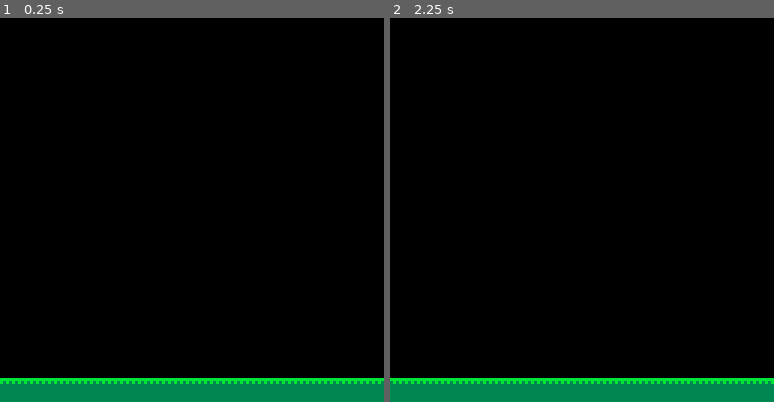
Above: before the commit, frames 1-2 (left to right).
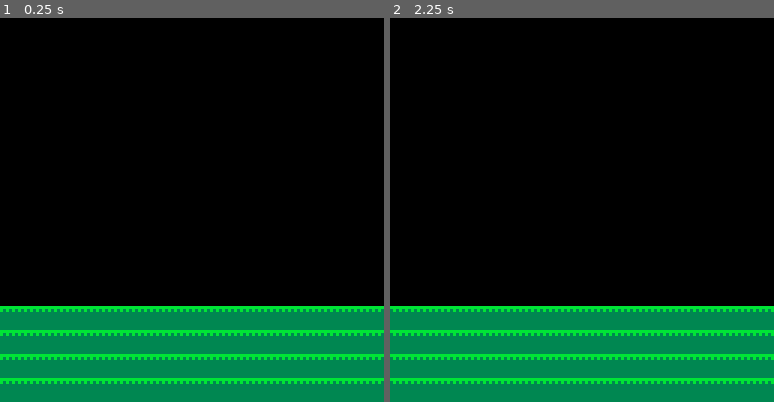
Above: after the commit, the same moments.

Repository: global-game-jam-2019-team/the_letter_bee
Game: PICO-8 cartridge the_letter_bee.p8
The game is run twice, just before and just after one commit, with the same random seed, the same clock (stepped at 60 frames per second) and the same inputs.
Inputs:
- Up to frame 1 (0.25 s): no input
- Up to frame 2 (2.25 s): tap X (X key) at 0.33, 1.07, 1.85 s; tap O (Z key) at 0.7, 1.7, 2.1 s; hold Right 1.6-2.1 s; hold Up from 2.15 s (still down)

The runs differ from the first frame. In frame 1, 19% of the frame differs, in the area x 0-100%, y 75-94%; in frame 2, 19%.

Commit message:
Higher ground

Diff:
--- a/the_letter_bee.p8
+++ b/the_letter_bee.p8
@@ -412,9 +412,6 @@
 00000000000000000000000000000000000000000000000000000000000000000000000000000000000000000000000000000000000000000000000000000000
 71717171717171717171717171717171717171717171717171717171717171717171717171717171717171717171717171717171717171717171717171717171
 __map__
-0000000000000000000000000000000000000000000000000000000000000000000000000000000000000000000000000000000000000000000000000000000000000000000000000000000000000000000000000000000000000000000000000000000000000000000000000000000000000000000000000000000000000017
-0000000000000000000000000000000000000000000000000000000000000000000000000000000000000000000000000000000000000000000000000000000000000000000000000000000000000000000000000000000000000000000000000000000000000000000000000000000000000000000000000000000000000017
-0000000000000000000000000000000000000000000000000000000000000000000000000000000000000000000000000000000000000000000000000000000000000000000000000000000000000000000000000000000000000000000000000000000000000000000000000000000000000000000000000000000000000000
 0000000000000000000000000000000000000000000000000000000000000000000000000000000000000000000000000000000000000000000000000000000000000000000000000000000000000000000000000000000000000000000000000000000000000000000000000000000000000000000000000000000000000000
 0000000000000000000000000000000000000000000000000000000000000000000000000000000000000000000000000000000000000000000000000000000000000000000000000000000000000000000000000000000000000000000000000000000000000000000000000000000000000000000000000000000000000000
 0000000000000000000000000000000000000000000000000000000000000000000000000000000000000000000000000000000000000000000000000000000000000000000000000000000000000000000000000000000000000000000000000000000000000000000000000000000000000000000000000000000000000000
@@ -428,36 +425,39 @@
 0000000000000000000000000000000000000000000000000000000000000000000000000000000000000000000000000000000000000000000000000000000000000000000000000000000000000000000000000000000000000000000000000000000000000000000000000000000000000000000000000000000000000000
 0000000000000000000000000000000000000000000000000000000000000000000000000000000000000000000000000000000000000000000000000000000000000000000000000000000000000000000000000000000000000000000000000000000000000000000000000000000000000000000000000000000000000000
 0707070707070707070707070707070707070707070707070707070707070707070707070707070707070707070707070707070707070707070707070707070707070707070707070707070707070707070707070707070707070707070707070707070707070707070707070707070707070707070707070707070707070707
-0000000000000000000000000000000000000000000000000000000000000000000000000000000000000000000000000000000000000000000000000000000000000000000000000000000000000000000000000000000000000000000000000000000000000000000000000000000000000000000000000000000000000000
-0000000000000000000000000000000000000000000000000000000000000000000000000000000000000000000000000000000000000000000000000000000000000000000000000000000000000000000000000000000000000000000000000000000000000000000000000000000000000000000000000000000000000000
-0000000000000000000000000000000000000000000000000000000000000000000000000000000000000000000000000000000000000000000000000000000000000000000000000000000000000000000000000000000000000000000000000000000000000000000000000000000000000000000000000000000000000000
-0000000000000000000000000000000000000000000000000000000000000000000000000000000000000000000000000000000000000000000000000000000000000000000000000000000000000000000000000000000000000000000000000000000000000000000000000000000000000000000000000000000000000000
-0000000000000000000000000000000000000000000000000000000000000000000000000000000000000000000000000000000000000000000000000000000000000000000000000000000000000000000000000000000000000000000000000000000000000000000000000000000000000000000000000000000000000000
-0000000000000000000000000000000000000000000000000000000000000000000000000000000000000000000000000000000000000000000000000000000000000000000000000000000000000000000000000000000000000000000000000000000000000000000000000000000000000000000000000000000000000000
-0000000000000000000000000000000000000000000000000000000000000000000000000000000000000000000000000000000000000000000000000000000000000000000000000000000000000000000000000000000000000000000000000000000000000000000000000000000000000000000000000000000000000000
-0000000000000000000000000000000000000000000000000000000000000000000000000000000000000000000000000000000000000000000000000000000000000000000000000000000000000000000000000000000000000000000000000000000000000000000000000000000000000000000000000000000000000000
-0000000000000000000000000000000000000000000000000000000000000000000000000000000000000000000000000000000000000000000000000000000000000000000000000000000000000000000000000000000000000000000000000000000000000000000000000000000000000000000000000000000000000000
-0000000000000000000000000000000000000000000000000000000000000000000000000000000000000000000000000000000000000000000000000000000000000000000000000000000000000000000000000000000000000000000000000000000000000000000000000000000000000000000000000000000000000000
-0000000000000000000000000000000000000000000000000000000000000000000000000000000000000000000000000000000000000000000000000000000000000000000000000000000000000000000000000000000000000000000000000000000000000000000000000000000000000000000000000000000000000000
-0000000000000000000000000000000000000000000000000000000000000000000000000000000000000000000000000000000000000000000000000000000000000000000000000000000000000000000000000000000000000000000000000000000000000000000000000000000000000000000000000000000000000000
-0000000000000000000000000000000000000000000000000000000000000000000000000000000000000000000000000000000000000000000000000000000000000000000000000000000000000000000000000000000000000000000000000000000000000000000000000000000000000000000000000000000000000000
-0000000000000000000000000000000000000000000000000000000000000000000000000000000000000000000000000000000000000000000000000000000000000000000000000000000000000000000000000000000000000000000000000000000000000000000000000000000000000000000000000000000000000000
-0000000000000000000000000000000000000000000000000000000000000000000000000000000000000000000000000000000000000000000000000000000000000000000000000000000000000000000000000000000000000000000000000000000000000000000000000000000000000000000000000000000000000000
 0707070707070707070707070707070707070707070707070707070707070707070707070707070707070707070707070707070707070707070707070707070707070707070707070707070707070707070707070707070707070707070707070707070707070707070707070707070707070707070707070707070707070707
-…(17 lines of a section not shown)…
+0707070707070707070707070707070707070707070707070707070707070707070707070707070707070707070707070707070707070707070707070707070707070707070707070707070707070707070707070707070707070707070707070707070707070707070707070707070707070707070707070707070707070707
+0707070707070707070707070707070707070707070707070707070707070707070707070707070707070707070707070707070707070707070707070707070707070707070707070707070707070707070707070707070707070707070707070707070707070707070707070707070707070707070707070707070707070707
+0000000000000000000000000000000000000000000000000000000000000000000000000000000000000000000000000000000000000000000000000000000000000000000000000000000000000000000000000000000000000000000000000000000000000000000000000000000000000000000000000000000000000000
+0000000000000000000000000000000000000000000000000000000000000000000000000000000000000000000000000000000000000000000000000000000000000000000000000000000000000000000000000000000000000000000000000000000000000000000000000000000000000000000000000000000000000000
+0000000000000000000000000000000000000000000000000000000000000000000000000000000000000000000000000000000000000000000000000000000000000000000000000000000000000000000000000000000000000000000000000000000000000000000000000000000000000000000000000000000000000000
+0000000000000000000000000000000000000000000000000000000000000000000000000000000000000000000000000000000000000000000000000000000000000000000000000000000000000000000000000000000000000000000000000000000000000000000000000000000000000000000000000000000000000000
+0000000000000000000000000000000000000000000000000000000000000000000000000000000000000000000000000000000000000000000000000000000000000000000000000000000000000000000000000000000000000000000000000000000000000000000000000000000000000000000000000000000000000000
+0000000000000000000000000000000000000000000000000000000000000000000000000000000000000000000000000000000000000000000000000000000000000000000000000000000000000000000000000000000000000000000000000000000000000000000000000000000000000000000000000000000000000000
+0000000000000000000000000000000000000000000000000000000000000000000000000000000000000000000000000000000000000000000000000000000000000000000000000000000000000000000000000000000000000000000000000000000000000000000000000000000000000000000000000000000000000000
+0000000000000000000000000000000000000000000000000000000000000000000000000000000000000000000000000000000000000000000000000000000000000000000000000000000000000000000000000000000000000000000000000000000000000000000000000000000000000000000000000000000000000000
+0000000000000000000000000000000000000000000000000000000000000000000000000000000000000000000000000000000000000000000000000000000000000000000000000000000000000000000000000000000000000000000000000000000000000000000000000000000000000000000000000000000000000000
+0000000000000000000000000000000000000000000000000000000000000000000000000000000000000000000000000000000000000000000000000000000000000000000000000000000000000000000000000000000000000000000000000000000000000000000000000000000000000000000000000000000000000000
+0000000000000000000000000000000000000000000000000000000000000000000000000000000000000000000000000000000000000000000000000000000000000000000000000000000000000000000000000000000000000000000000000000000000000000000000000000000000000000000000000000000000000000
+0000000000000000000000000000000000000000000000000000000000000000000000000000000000000000000000000000000000000000000000000000000000000000000000000000000000000000000000000000000000000000000000000000000000000000000000000000000000000000000000000000000000000000
+0000000000000000000000000000000000000000000000000000000000000000000000000000000000000000000000000000000000000000000000000000000000000000000000000000000000000000000000000000000000000000000000000000000000000000000000000000000000000000000000000000000000000000
+0000000000000000000000000000000000000000000000000000000000000000000000000000000000000000000000000000000000000000000000000000000000000000000000000000000000000000000000000000000000000000000000000000000000000000000000000000000000000000000000000000000000000000
+0000000000000000000000000000000000000000000000000000000000000000000000000000000000000000000000000000000000000000000000000000000000000000000000000000000000000000000000000000000000000000000000000000000000000000000000000000000000000000000000000000000000000000
+0707070707070707070707070707070707070707070707070707070707070707070707070707070707070707070707070707070707070707070707070707070707070707070707070707070707070707070707070707070707070707070707070707070707070707070707070707070707070707070707070707070707070707
+…(17 lines of a section not shown)…
--- a/the_letter_bee_art_sound_backup.p8
+++ b/the_letter_bee_art_sound_backup.p8
@@ -412,9 +412,6 @@
 00000000000000000000000000000000000000000000000000000000000000000000000000000000000000000000000000000000000000000000000000000000
 71717171717171717171717171717171717171717171717171717171717171717171717171717171717171717171717171717171717171717171717171717171
 __map__
-0000000000000000000000000000000000000000000000000000000000000000000000000000000000000000000000000000000000000000000000000000000000000000000000000000000000000000000000000000000000000000000000000000000000000000000000000000000000000000000000000000000000000017
-0000000000000000000000000000000000000000000000000000000000000000000000000000000000000000000000000000000000000000000000000000000000000000000000000000000000000000000000000000000000000000000000000000000000000000000000000000000000000000000000000000000000000017
-0000000000000000000000000000000000000000000000000000000000000000000000000000000000000000000000000000000000000000000000000000000000000000000000000000000000000000000000000000000000000000000000000000000000000000000000000000000000000000000000000000000000000000
 0000000000000000000000000000000000000000000000000000000000000000000000000000000000000000000000000000000000000000000000000000000000000000000000000000000000000000000000000000000000000000000000000000000000000000000000000000000000000000000000000000000000000000
 0000000000000000000000000000000000000000000000000000000000000000000000000000000000000000000000000000000000000000000000000000000000000000000000000000000000000000000000000000000000000000000000000000000000000000000000000000000000000000000000000000000000000000
 0000000000000000000000000000000000000000000000000000000000000000000000000000000000000000000000000000000000000000000000000000000000000000000000000000000000000000000000000000000000000000000000000000000000000000000000000000000000000000000000000000000000000000
@@ -428,36 +425,39 @@
 0000000000000000000000000000000000000000000000000000000000000000000000000000000000000000000000000000000000000000000000000000000000000000000000000000000000000000000000000000000000000000000000000000000000000000000000000000000000000000000000000000000000000000
 0000000000000000000000000000000000000000000000000000000000000000000000000000000000000000000000000000000000000000000000000000000000000000000000000000000000000000000000000000000000000000000000000000000000000000000000000000000000000000000000000000000000000000
 0707070707070707070707070707070707070707070707070707070707070707070707070707070707070707070707070707070707070707070707070707070707070707070707070707070707070707070707070707070707070707070707070707070707070707070707070707070707070707070707070707070707070707
-0000000000000000000000000000000000000000000000000000000000000000000000000000000000000000000000000000000000000000000000000000000000000000000000000000000000000000000000000000000000000000000000000000000000000000000000000000000000000000000000000000000000000000
-0000000000000000000000000000000000000000000000000000000000000000000000000000000000000000000000000000000000000000000000000000000000000000000000000000000000000000000000000000000000000000000000000000000000000000000000000000000000000000000000000000000000000000
-0000000000000000000000000000000000000000000000000000000000000000000000000000000000000000000000000000000000000000000000000000000000000000000000000000000000000000000000000000000000000000000000000000000000000000000000000000000000000000000000000000000000000000
-0000000000000000000000000000000000000000000000000000000000000000000000000000000000000000000000000000000000000000000000000000000000000000000000000000000000000000000000000000000000000000000000000000000000000000000000000000000000000000000000000000000000000000
-0000000000000000000000000000000000000000000000000000000000000000000000000000000000000000000000000000000000000000000000000000000000000000000000000000000000000000000000000000000000000000000000000000000000000000000000000000000000000000000000000000000000000000
-0000000000000000000000000000000000000000000000000000000000000000000000000000000000000000000000000000000000000000000000000000000000000000000000000000000000000000000000000000000000000000000000000000000000000000000000000000000000000000000000000000000000000000
-0000000000000000000000000000000000000000000000000000000000000000000000000000000000000000000000000000000000000000000000000000000000000000000000000000000000000000000000000000000000000000000000000000000000000000000000000000000000000000000000000000000000000000
-0000000000000000000000000000000000000000000000000000000000000000000000000000000000000000000000000000000000000000000000000000000000000000000000000000000000000000000000000000000000000000000000000000000000000000000000000000000000000000000000000000000000000000
-0000000000000000000000000000000000000000000000000000000000000000000000000000000000000000000000000000000000000000000000000000000000000000000000000000000000000000000000000000000000000000000000000000000000000000000000000000000000000000000000000000000000000000
-0000000000000000000000000000000000000000000000000000000000000000000000000000000000000000000000000000000000000000000000000000000000000000000000000000000000000000000000000000000000000000000000000000000000000000000000000000000000000000000000000000000000000000
-0000000000000000000000000000000000000000000000000000000000000000000000000000000000000000000000000000000000000000000000000000000000000000000000000000000000000000000000000000000000000000000000000000000000000000000000000000000000000000000000000000000000000000
-0000000000000000000000000000000000000000000000000000000000000000000000000000000000000000000000000000000000000000000000000000000000000000000000000000000000000000000000000000000000000000000000000000000000000000000000000000000000000000000000000000000000000000
-0000000000000000000000000000000000000000000000000000000000000000000000000000000000000000000000000000000000000000000000000000000000000000000000000000000000000000000000000000000000000000000000000000000000000000000000000000000000000000000000000000000000000000
-0000000000000000000000000000000000000000000000000000000000000000000000000000000000000000000000000000000000000000000000000000000000000000000000000000000000000000000000000000000000000000000000000000000000000000000000000000000000000000000000000000000000000000
-0000000000000000000000000000000000000000000000000000000000000000000000000000000000000000000000000000000000000000000000000000000000000000000000000000000000000000000000000000000000000000000000000000000000000000000000000000000000000000000000000000000000000000
 0707070707070707070707070707070707070707070707070707070707070707070707070707070707070707070707070707070707070707070707070707070707070707070707070707070707070707070707070707070707070707070707070707070707070707070707070707070707070707070707070707070707070707
-…(17 lines of a section not shown)…
+0707070707070707070707070707070707070707070707070707070707070707070707070707070707070707070707070707070707070707070707070707070707070707070707070707070707070707070707070707070707070707070707070707070707070707070707070707070707070707070707070707070707070707
+0707070707070707070707070707070707070707070707070707070707070707070707070707070707070707070707070707070707070707070707070707070707070707070707070707070707070707070707070707070707070707070707070707070707070707070707070707070707070707070707070707070707070707
+0000000000000000000000000000000000000000000000000000000000000000000000000000000000000000000000000000000000000000000000000000000000000000000000000000000000000000000000000000000000000000000000000000000000000000000000000000000000000000000000000000000000000000
+0000000000000000000000000000000000000000000000000000000000000000000000000000000000000000000000000000000000000000000000000000000000000000000000000000000000000000000000000000000000000000000000000000000000000000000000000000000000000000000000000000000000000000
+0000000000000000000000000000000000000000000000000000000000000000000000000000000000000000000000000000000000000000000000000000000000000000000000000000000000000000000000000000000000000000000000000000000000000000000000000000000000000000000000000000000000000000
+0000000000000000000000000000000000000000000000000000000000000000000000000000000000000000000000000000000000000000000000000000000000000000000000000000000000000000000000000000000000000000000000000000000000000000000000000000000000000000000000000000000000000000
+0000000000000000000000000000000000000000000000000000000000000000000000000000000000000000000000000000000000000000000000000000000000000000000000000000000000000000000000000000000000000000000000000000000000000000000000000000000000000000000000000000000000000000
+0000000000000000000000000000000000000000000000000000000000000000000000000000000000000000000000000000000000000000000000000000000000000000000000000000000000000000000000000000000000000000000000000000000000000000000000000000000000000000000000000000000000000000
+0000000000000000000000000000000000000000000000000000000000000000000000000000000000000000000000000000000000000000000000000000000000000000000000000000000000000000000000000000000000000000000000000000000000000000000000000000000000000000000000000000000000000000
+0000000000000000000000000000000000000000000000000000000000000000000000000000000000000000000000000000000000000000000000000000000000000000000000000000000000000000000000000000000000000000000000000000000000000000000000000000000000000000000000000000000000000000
+0000000000000000000000000000000000000000000000000000000000000000000000000000000000000000000000000000000000000000000000000000000000000000000000000000000000000000000000000000000000000000000000000000000000000000000000000000000000000000000000000000000000000000
+0000000000000000000000000000000000000000000000000000000000000000000000000000000000000000000000000000000000000000000000000000000000000000000000000000000000000000000000000000000000000000000000000000000000000000000000000000000000000000000000000000000000000000
+0000000000000000000000000000000000000000000000000000000000000000000000000000000000000000000000000000000000000000000000000000000000000000000000000000000000000000000000000000000000000000000000000000000000000000000000000000000000000000000000000000000000000000
+0000000000000000000000000000000000000000000000000000000000000000000000000000000000000000000000000000000000000000000000000000000000000000000000000000000000000000000000000000000000000000000000000000000000000000000000000000000000000000000000000000000000000000
+0000000000000000000000000000000000000000000000000000000000000000000000000000000000000000000000000000000000000000000000000000000000000000000000000000000000000000000000000000000000000000000000000000000000000000000000000000000000000000000000000000000000000000
+0000000000000000000000000000000000000000000000000000000000000000000000000000000000000000000000000000000000000000000000000000000000000000000000000000000000000000000000000000000000000000000000000000000000000000000000000000000000000000000000000000000000000000
+0000000000000000000000000000000000000000000000000000000000000000000000000000000000000000000000000000000000000000000000000000000000000000000000000000000000000000000000000000000000000000000000000000000000000000000000000000000000000000000000000000000000000000
+0707070707070707070707070707070707070707070707070707070707070707070707070707070707070707070707070707070707070707070707070707070707070707070707070707070707070707070707070707070707070707070707070707070707070707070707070707070707070707070707070707070707070707
+…(17 lines of a section not shown)…
Not shown, changed: the sound effects (__sfx__) section of the_letter_bee.p8
Not shown, changed: the sound effects (__sfx__) section of the_letter_bee_art_sound_backup.p8
